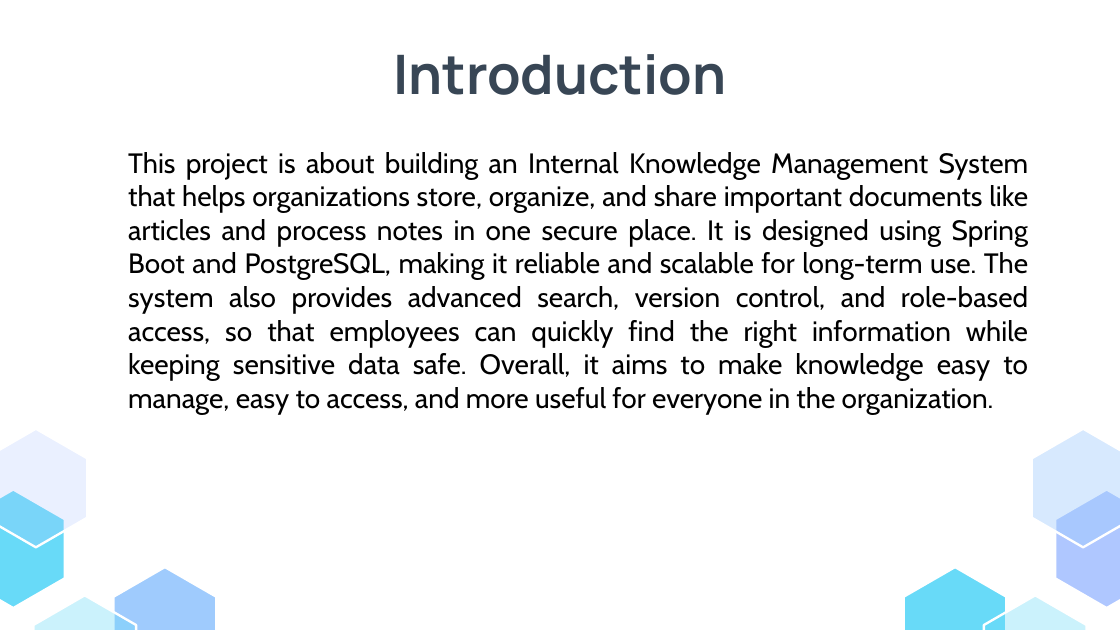
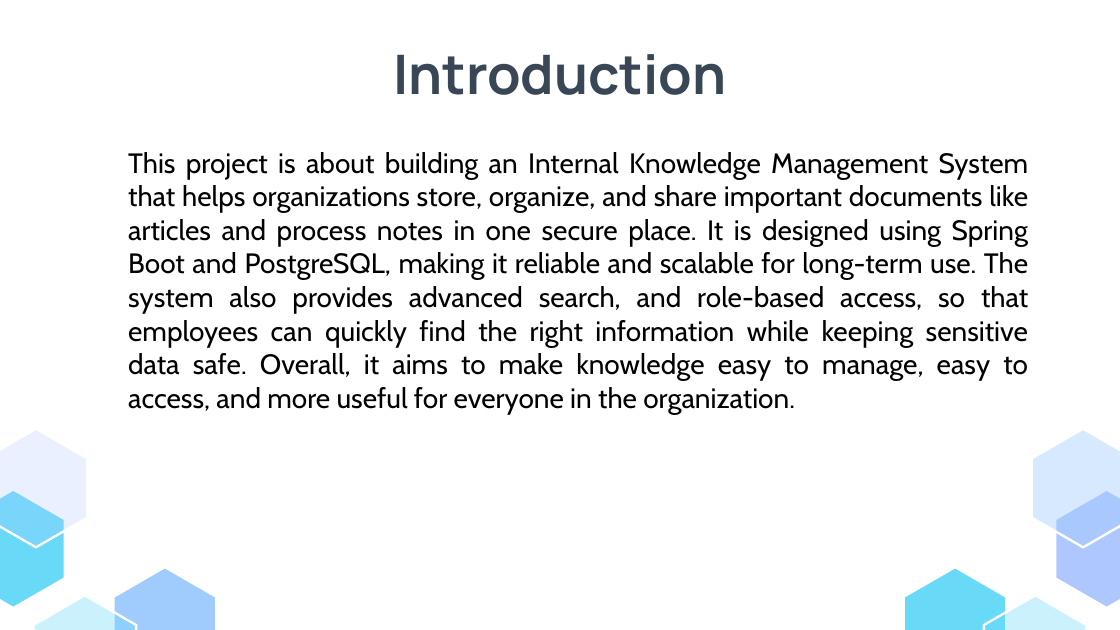
Before and after one commit to Phaneendra2634/Internal-Knowledge-Management, a slide deck: slide 3 of IKM.pptx. Drawn at 1120x630 pixels with LibreOffice and Linux fonts; fonts in the diff are those of the drawing. Boxes give left, top, right and bottom in pixels: in the first picture for what was removed or moved away, otherwise in the second. Text is boxed around its words. In the diff, an @@ line names an element or a change of style, - is before the commit and + after.

Commit message:
Ppt changes

```diff
--- a/IKM.pptx
+++ b/IKM.pptx
@@ text at bbox=[128, 152, 1029, 414]: text changed @@
-This project is about building an Internal Knowledge Management System that helps organizations store, organize, and share important documents like articles and process notes in one secure place. It is designed using Spring Boot and PostgreSQL, making it reliable and scalable for long-term use. The system also provides advanced search, version control, and role-based access, so that employees can quickly find the right information while keeping sensitive data safe. Overall, it aims to make knowledge easy to manage, easy to access, and more useful for everyone in the organization.
+This project is about building an Internal Knowledge Management System that helps organizations store, organize, and share important documents like articles and process notes in one secure place. It is designed using Spring Boot and PostgreSQL, making it reliable and scalable for long-term use. The system also provides advanced search, and role-based access, so that employees can quickly find the right information while keeping sensitive data safe. Overall, it aims to make knowledge easy to manage, easy to access, and more useful for everyone in the organization.
```
Also in this commit, not shown: 2 other slides changed.
